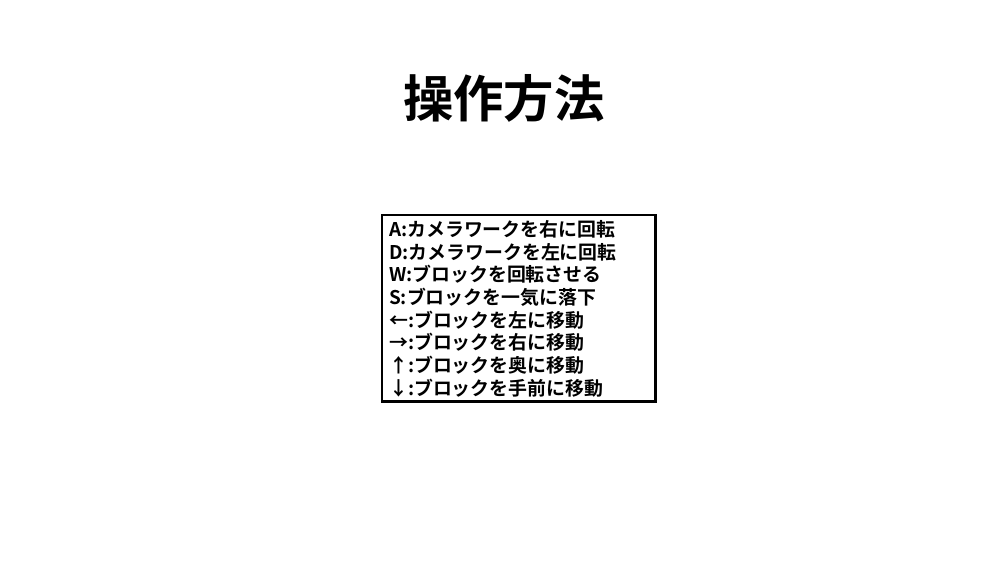
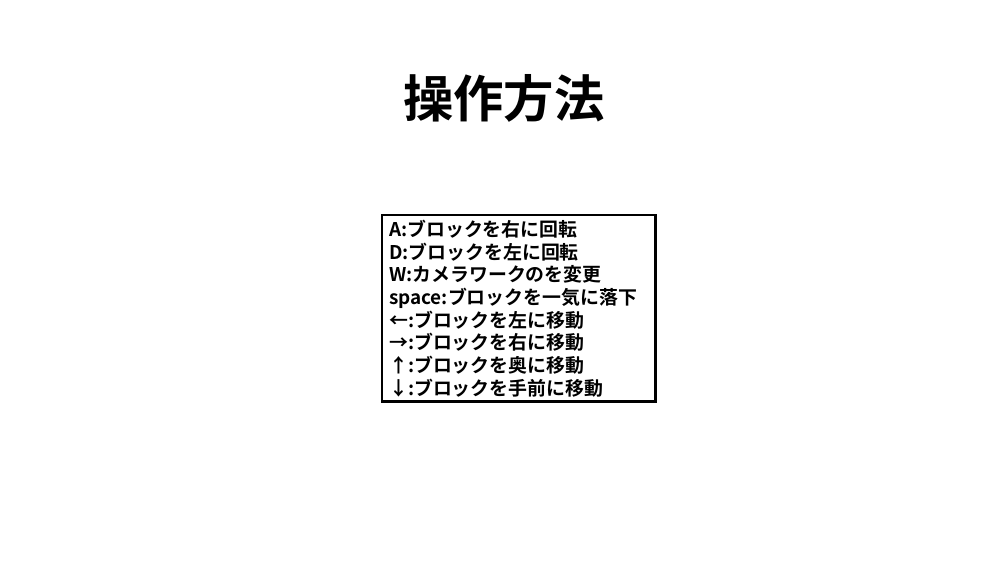
Before and after one commit to 2025Game/12Yamamoto, a slide deck: slide 2 of 3DLV3/Plam/仕様書.pptx. Drawn at 1008x567 pixels with LibreOffice and Linux fonts; fonts in the diff are those of the drawing. Boxes give left, top, right and bottom in pixels: in the first picture for what was removed or moved away, otherwise in the second. Text is boxed around its words. In the diff, an @@ line names an element or a change of style, - is before the commit and + after.

```diff
--- a/3DLV3/Plam/仕様書.pptx
+++ b/3DLV3/Plam/仕様書.pptx
@@ text in rectangle at [389,219,637,308]: text changed @@
-A:カメラワークを右に回転
-D:カメラワークを左に回転
-W:ブロックを回転させる
-S:ブロックを一気に落下
+A:ブロックを右に回転
+D:ブロックを左に回転
+W:カメラワークのを変更
+space:ブロックを一気に落下
```
Also in this commit, not shown: 11 other files.
